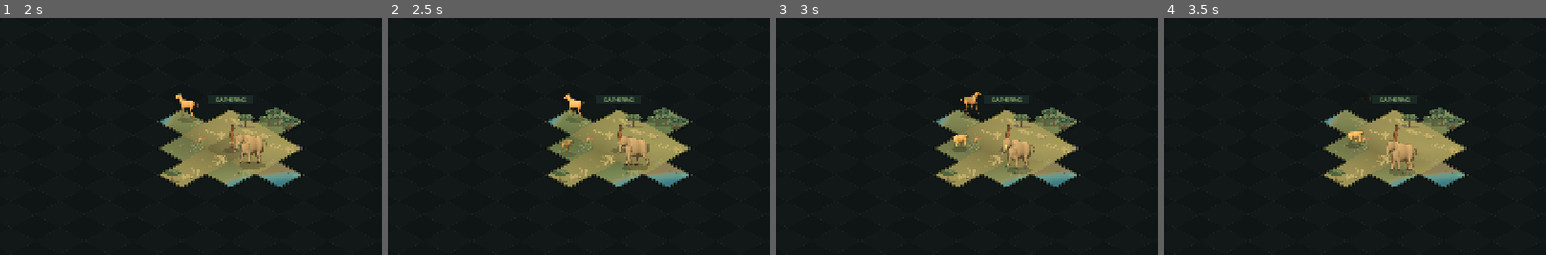
Above: before the commit, frames 1-4 (left to right).
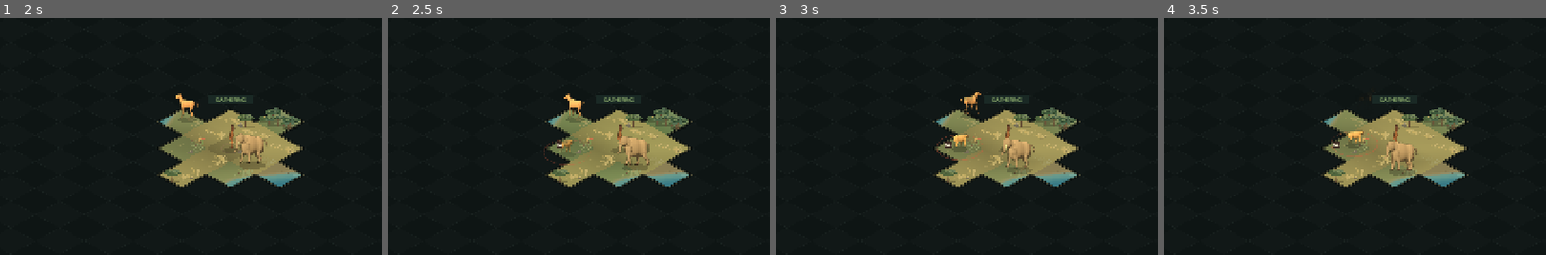
Above: after the commit, the same moments.

Repository: oliver-frommel/dawn-of-men
Game: Godot game, scene res://main.tscn
The game is run twice, just before and just after one commit, with the same random seed, the same clock (stepped at 60 frames per second) and the same inputs.
Inputs:
- Up to frame 1 (2 s): click "Forage +13" at 0.5 s; click "ENTER DRY · −10 FOOD ›" at 1.25 s
- Up to frame 2 (2.5 s): click "ENTER WET · −6 FOOD ›" at 2 s
- Up to frame 3 (3 s): click "ENTER DRY · −10 FOOD ›" at 2.75 s
- Up to frame 4 (3.5 s): no input
The pictures show only the part of the screen within x 11-61%, y 22-72%; the shares and areas given below are measured in that part.

Frame 1 is identical in both runs. In frame 2, less than 0.1% of the frame differs, in the area x 40-50%, y 51-63%; in frame 3, 0.1%, in the area x 42-55%, y 49-61%; in frame 4, 0.1%.

Commit message:
Add interactive wildlife: predator danger/deterrence, scavenging, and hunting

Diff:
--- a/main.gd
+++ b/main.gd
@@ -31,6 +31,15 @@
 const HEARTH_PRACTICE_FOOD_COST := 4
 const EMBER_PRACTICE_FOOD_COST := 6
 const WET_WATERHOLE_FORAGE := 18
+const PREDATOR_DANGER_RANGE := 50.0
+const PREDATOR_COOLDOWN_SECS := 8.0
+const HUNT_RANGE := 86.0
+const SCAVENGE_BASE_FOOD := 14
+const SCAVENGE_FLAKING_FOOD := 20
+const HUNT_BASE_FOOD := 22
+const HUNT_COOPERATIVE_FOOD := 24
+const PREDATOR_SPECIES := ["Dinofelis", "Lion"]
+const PREY_SPECIES := ["Hipparion", "Antelope", "Gazelle", "Zebra", "Wildebeest", "Sivatherium", "Giraffe"]
 const WET_FORAGE_YIELDS := {
 	"woodland": 18, "wetland": 22, "savanna": 13, "river": 0,
 	"highland": 9, "dryland": 6, "volcanic": 6, "lake": 0
@@ -77,6 +86,10 @@
 var learned_skills: Dictionary = {}
 var discovered_landmark_names: Dictionary = {}
 var depleted_tiles: Dictionary = {}
+var carcass_sites: Dictionary = {}
+var wildlife_sighted: Dictionary = {}
+var hunts_completed := 0
+var scavenges_completed := 0
 var event_log: Array[String] = ["The Rift Valley opens before your ancestors. Travel permanently charts the land.", "Afarensis bands learn the old paths."]
 var map_names := ["Laetoli", "Olduvai", "Turkana", "Afar", "Awash", "Omo", "Tugen Hills", "Lomekwi"]
 var toast := ""
@@ -172,7 +185,11 @@
 	if moved or bands_moved:
 		_refresh_mate_button(_season_action_blocker())
 	_sync_hominin_models(delta)
-	if _update_wildlife(delta) or moved or bands_need_redraw:
+	var wildlife_changed := _update_wildlife(delta)
+	_check_predator_encounters()
+	if moved or wildlife_changed:
+		_refresh_action_label()
+	if wildlife_changed or moved or bands_need_redraw:
 		queue_redraw()
 	if toast_timer > 0:
 		toast_timer -= delta
@@ -602,6 +619,9 @@
 		"pause_min": float(profile["pause_min"]), "pause_max": float(profile["pause_max"]),
 		"roam_radius": int(profile["roam_radius"]),
 		"size": profile["size"], "species": species_name,
+		"is_predator": species_name in PREDATOR_SPECIES,
+		"is_prey": species_name in PREY_SPECIES,
+		"encounter_cooldown": 0.0,
 		"model": model, "opacity": 0.0, "replacement": {}
 	}
 
@@ -654,6 +674,8 @@
 	var changed := false
 	for i in range(wildlife.size()):
 		var animal := wildlife[i]
+		if float(animal.get("encounter_cooldown", 0.0)) > 0.0:
+			animal["encounter_cooldown"] = maxf(0.0, float(animal["encounter_cooldown"]) - delta)
 		var model = animal["model"]
 		var replacement: Dictionary = animal["replacement"]
 		var moved := _update_wildlife_roaming(animal, delta)
@@ -674,6 +696,8 @@
 			animal["opacity"] = next
 			model.set_opacity(next)
 			changed = true
+		if next > 0.3 and on_screen:
+			wildlife_sighted[animal["species"]] = true
 		if moved:
 			_position_wildlife_model(animal)
 			if next > 0.0 and on_screen:
@@ -681,6 +705,92 @@
 		if next > 0.0:
 			model.set_motion(animal["moving"], animal["heading"], delta)
 	return changed
+
+
+func _check_predator_encounters() -> void:
+	if _run_ended():
+		return
+	var player_pos: Vector2 = player_actor["position"]
+	for animal in wildlife:
+		if not animal.get("is_predator", false):
+			continue
+		if float(animal.get("encounter_cooldown", 0.0)) > 0.0 or float(animal["opacity"]) < 0.25:
+			continue
+		var pos: Vector2 = animal["at"]
+		if player_pos.distance_squared_to(pos) > PREDATOR_DANGER_RANGE * PREDATOR_DANGER_RANGE:
+			continue
+		if not world.land_segment_clear(player_pos, pos):
+			continue
+		animal["encounter_cooldown"] = PREDATOR_COOLDOWN_SECS
+		animal["pause"] = 0.0
+		_pick_wildlife_goal(animal)
+		movement_key = KEY_NONE
+		var pred_name: String = animal["species"]
+		if _has_skill("ember_carrying"):
+			cohesion = mini(100, cohesion + 2)
+			_event("PREDATOR DETERRED  /  Glowing embers drive off a stalking %s. Cohesion +2." % pred_name)
+		elif _has_skill("stone_flaking"):
+			food = maxi(0, food - 2)
+			cohesion = mini(100, cohesion + 1)
+			_event("PREDATOR HELD OFF  /  Flaked stones and shouts keep a %s at bay. Food −2, cohesion +1." % pred_name)
+		else:
+			food = maxi(0, food - 6)
+			cohesion = maxi(0, cohesion - 5)
+			_event("PREDATOR AMBUSH  /  A %s lunges from cover! You escape shaken. Food −6, cohesion −5." % pred_name)
+			if cohesion == 0:
+				lineage_ended = true
+				player_actor["route"] = []
+				_event("LINEAGE LOST  /  Shaken and scattered by predators, your band cannot hold together.")
+		_refresh_ui()
+		queue_redraw()
+		return
+
+
+func _nearby_huntable_prey() -> Dictionary:
+	if not (_has_skill("stone_flaking") or turn >= 13):
+		return {}
+	var player_pos: Vector2 = player_actor["position"]
+	var best: Dictionary = {}
+	var best_dist := HUNT_RANGE * HUNT_RANGE
+	for animal in wildlife:
+		if not animal.get("is_prey", false) or float(animal["opacity"]) < 0.25:
+			continue
+		var pos: Vector2 = animal["at"]
+		var d2 := player_pos.distance_squared_to(pos)
+		if d2 <= best_dist and world.land_segment_clear(player_pos, pos):
+			best_dist = d2
+			best = animal
+	return best
+
+
+func _tick_carcass_sites() -> void:
+	var expired: Array = []
+	for id in carcass_sites:
+		var remaining := int(carcass_sites[id]) - 1
+		if remaining <= 0:
+			expired.append(id)
+		else:
+			carcass_sites[id] = remaining
+	for id in expired:
+		carcass_sites.erase(id)
+	var player_tile: Vector2i = world.tile_from_world(player_actor["position"])
+	for animal in wildlife:
+		if carcass_sites.size() >= 2:
+			break
+		if not animal.get("is_predator", false):
+			continue
+		var tile: Vector2i = world.tile_from_world(animal["at"])
+		if tile == player_tile:
+			for edge in WORLD_MAP_SCRIPT.TILE_EDGES:
+				var neighbor: Vector2i = tile + edge
+				if neighbor != player_tile and world.has_land_route_point(neighbor):
+					tile = neighbor
+					break
+		if tile == player_tile or not world.has_land_route_point(tile):
+			continue
+		var id: int = world.tile_id(tile)
+		if not carcass_sites.has(id):
+			carcass_sites[id] = 2
 
 
 func _position_wildlife_model(animal: Dictionary) -> void:
@@ -711,7 +821,7 @@
 func _draw() -> void:
 	map_renderer.draw_world(self, W, H)
 	draw_set_transform(_map_draw_origin(), 0.0, Vector2.ONE * zoom_level)
-	map_renderer.draw_map(self, MAP_VIEW, zoom_level, _screen_to_world, explored_tiles, discovered_landmarks, turn % 2 == 1, depleted_tiles)
+	map_renderer.draw_map(self, MAP_VIEW, zoom_level, _screen_to_world, explored_tiles, discovered_landmarks, turn % 2 == 1, depleted_tiles, carcass_sites)
 	map_renderer.draw_actor_shadows(self, MAP_VIEW, _world_to_screen, player_actor, ai_bands, wildlife)
 	draw_set_transform(Vector2.ZERO)
 	if is_instance_valid(hominin_viewport):
@@ -1002,6 +1112,7 @@
 	season_action_used = false
 	moves_remaining = _max_travel_range()
 	_tick_depleted_tiles(not entering_dry)
+	_tick_carcass_sites()
 	year_bp = max(0, year_bp - 100)
 	food = maxi(0, food - food_cost)
 	var low_food_penalty := LOW_FOOD_COHESION_PENALTY
@@ -1108,16 +1219,71 @@
 	return mini(yield_on_terrain, 100 - food)
 
 
+func _scavenge_food_gain(tile: Vector2i) -> int:
+	if not carcass_sites.has(world.tile_id(tile)):
+		return 0
+	var base := SCAVENGE_FLAKING_FOOD if _has_skill("stone_flaking") else SCAVENGE_BASE_FOOD
+	return mini(base, 100 - food)
+
+
+func _hunt_food_gain() -> int:
+	var base := HUNT_COOPERATIVE_FOOD if turn >= 25 else HUNT_BASE_FOOD
+	return mini(base, 100 - food)
+
+
 func _on_gather() -> void:
 	if not _season_action_blocker().is_empty():
 		return
 	var tile: Vector2i = world.tile_from_world(player_actor["position"])
+	var tile_id: int = world.tile_id(tile)
+	if carcass_sites.has(tile_id):
+		var scavenge_gain := _scavenge_food_gain(tile)
+		if scavenge_gain == 0:
+			return
+		var cohesion_gain := mini(2, 100 - cohesion)
+		season_action_used = true
+		carcass_sites.erase(tile_id)
+		scavenges_completed += 1
+		_start_player_activity("scavenging", 3.0)
+		food += scavenge_gain
+		cohesion += cohesion_gain
+		if food > 0:
+			starvation_warned = false
+		var marrow := " and cracked marrow" if _has_skill("stone_flaking") else ""
+		_event("SCAVENGE  /  You recover meat%s from a predator kill. Food +%d, cohesion +%d." % [marrow, scavenge_gain, cohesion_gain])
+		_refresh_ui()
+		queue_redraw()
+		return
+	var prey := _nearby_huntable_prey()
+	if not prey.is_empty():
+		var hunt_gain := _hunt_food_gain()
+		if hunt_gain == 0:
+			return
+		season_action_used = true
+		hunts_completed += 1
+		_start_player_activity("hunting", 3.0)
+		food += hunt_gain
+		var cooperative := turn >= 25
+		var cohesion_delta := mini(3, 100 - cohesion) if cooperative else -1
+		cohesion = clampi(cohesion + cohesion_delta, 0, 100)
+		if food > 0:
+			starvation_warned = false
+		var species_name: String = prey["species"]
+		prey["pause"] = 0.0
+		_pick_wildlife_goal(prey)
+		if cooperative:
+			_event("COOPERATIVE HUNT  /  You coordinate to take a %s. Food +%d, cohesion +%d." % [species_name, hunt_gain, cohesion_delta])
+		else:
+			_event("TRACK & HUNT  /  You bring down a %s on the plains. Food +%d, cohesion −1." % [species_name, hunt_gain])
+		_refresh_ui()
+		queue_redraw()
+		return
 	var food_gain := _forage_food_gain(tile)
 	if food_gain == 0:
 		return
 	var cohesion_gain := mini(2, 100 - cohesion)
 	season_action_used = true
-	depleted_tiles[world.tile_id(tile)] = 1 if tile in WORLD_MAP_SCRIPT.SPRING_TILES else 2
+	depleted_tiles[tile_id] = 1 if tile in WORLD_MAP_SCRIPT.SPRING_TILES else 2
 	_start_player_activity("gathering", 3.0)
 	food += food_gain
 	cohesion += cohesion_gain
@@ -1335,19 +1501,32 @@
 
 	var blocker := _season_action_blocker()
 	var tile_id: int = world.tile_id(tile)
-	var forage_yield := _forage_food_gain(tile)
-	forage_button.text = "Forage +%d" % forage_yield
-	forage_button.disabled = not blocker.is_empty() or forage_yield == 0
-	forage_button.tooltip_text = blocker
-	if blocker.is_empty():
-		if food == 100:
-			forage_button.tooltip_text = "Food stores are full."
-		elif depleted_tiles.has(tile_id):
-			forage_button.tooltip_text = "Foraged recently — recovers in %d season(s)." % int(depleted_tiles[tile_id])
-		elif forage_yield == 0:
-			forage_button.tooltip_text = "Find land to forage."
-		else:
-			forage_button.tooltip_text = "Gather %d food here and gain up to 2 cohesion. Patch rests after foraging." % forage_yield
+	var prey := _nearby_huntable_prey()
+	if carcass_sites.has(tile_id):
+		var scavenge_yield := _scavenge_food_gain(tile)
+		forage_button.text = "Scavenge +%d" % scavenge_yield
+		forage_button.disabled = not blocker.is_empty() or scavenge_yield == 0
+		forage_button.tooltip_text = blocker if not blocker.is_empty() else ("Food stores are full." if food == 100 else "Scavenge %d food from a predator kill (+2 cohesion)." % scavenge_yield)
+	elif not prey.is_empty():
+		var hunt_yield := _hunt_food_gain()
+		forage_button.text = "Hunt +%d" % hunt_yield
+		forage_button.disabled = not blocker.is_empty() or hunt_yield == 0
+		var hunt_note := "+3 cohesion" if turn >= 25 else "−1 cohesion"
+		forage_button.tooltip_text = blocker if not blocker.is_empty() else ("Food stores are full." if food == 100 else "Hunt nearby %s for %d food (%s)." % [prey["species"], hunt_yield, hunt_note])
+	else:
+		var forage_yield := _forage_food_gain(tile)
+		forage_button.text = "Forage +%d" % forage_yield
+		forage_button.disabled = not blocker.is_empty() or forage_yield == 0
+		forage_button.tooltip_text = blocker
+		if blocker.is_empty():
+			if food == 100:
+				forage_button.tooltip_text = "Food stores are full."
+			elif depleted_tiles.has(tile_id):
+				forage_button.tooltip_text = "Foraged recently — recovers in %d season(s)." % int(depleted_tiles[tile_id])
+			elif forage_yield == 0:
+				forage_button.tooltip_text = "Find land to forage."
+			else:
+				forage_button.tooltip_text = "Gather %d food here and gain up to 2 cohesion. Patch rests after foraging." % forage_yield
 
 	var new_tiles := _unmapped_scout_tiles(tile) if blocker.is_empty() else 0
 	scout_button.disabled = not blocker.is_empty() or new_tiles == 0
--- a/map_renderer.gd
+++ b/map_renderer.gd
@@ -25,7 +25,8 @@
 	explored_tiles: Dictionary,
 	discovered_landmarks: Dictionary,
 	is_dry_season := false,
-	depleted_tiles: Dictionary = {}
+	depleted_tiles: Dictionary = {},
+	carcass_sites: Dictionary = {}
 ) -> void:
 	var visible: Array[Vector2i] = []
 	var extent := Vector2(WorldMapScript.TILE_W * 0.5, WorldMapScript.TILE_H * 0.5 + 72.0) * zoom_level
@@ -51,10 +52,13 @@
 				_draw_unexplored_tile(canvas, center, tile.x, tile.y)
 	for tile in visible:
 		var center := world.tile_center(tile.x, tile.y)
+		var id := world.tile_id(tile)
 		_draw_exploration_frontier(canvas, center, tile, explored_tiles)
 		_draw_terrain_details(canvas, center, world.terrain_at(tile), tile.x, tile.y)
-		if depleted_tiles.has(world.tile_id(tile)):
+		if depleted_tiles.has(id):
 			_draw_depleted_mark(canvas, center)
+		if carcass_sites.has(id):
+			_draw_carcass_icon(canvas, center)
 	for tile in visible:
 		var id := world.tile_id(tile)
 		if discovered_landmarks.has(id):
@@ -84,6 +88,13 @@
 	for animal in wildlife:
 		var position: Vector2 = animal["at"]
 		if animal["opacity"] > 0.0 and map_view.grow(65.0).has_point(world_to_screen.call(position)):
+			if animal.get("is_predator", false):
+				var ring := PackedVector2Array()
+				for i in range(20):
+					var a := TAU * float(i) / 20.0
+					ring.append(position + Vector2(cos(a) * 44.0, sin(a) * 24.0))
+				ring.append(ring[0])
+				canvas.draw_polyline(ring, Color(0.84, 0.36, 0.25, 0.34 * float(animal["opacity"])), 1.3, true)
 			draw_ellipse_shadow(canvas, position + Vector2(0, 4), animal["size"], 0.22 * animal["opacity"])
 
 
@@ -274,6 +285,16 @@
 		ring.append(center + Vector2(cos(a) * 18.0, sin(a) * 9.0))
 	ring.append(ring[0])
 	canvas.draw_polyline(ring, Color("#8b7450", 0.55), 1.1, true)
+
+
+func _draw_carcass_icon(canvas: CanvasItem, center: Vector2) -> void:
+	var badge := center + Vector2(-18, -6)
+	canvas.draw_circle(badge, 7.5, Color("#3a2722", 0.92))
+	var bone := Color("#efe2c6")
+	canvas.draw_line(badge + Vector2(-4, -2), badge + Vector2(4, 2), bone, 1.8, true)
+	canvas.draw_line(badge + Vector2(-4, 2), badge + Vector2(4, -2), bone, 1.8, true)
+	canvas.draw_circle(badge + Vector2(-4, -2), 1.4, bone)
+	canvas.draw_circle(badge + Vector2(4, 2), 1.4, bone)
 
 
 func _draw_landmark_icon(canvas: CanvasItem, center: Vector2, kind: String, is_dry_season := false) -> void:
@@ -593,6 +614,12 @@
 			canvas.draw_line(patch, patch + Vector2(0, -13), Color("#7d9b55"), 2.0, true)
 			canvas.draw_circle(patch + Vector2(-4, -11), 3.0, Color("#d2a95e"))
 			canvas.draw_circle(patch + Vector2(4, -12), 3.0, Color("#c8754e"))
+		"scavenging":
+			label = "SCAVENGING"
+			color = Color("#e3be84")
+		"hunting":
+			label = "HUNTING"
+			color = Color("#e39f73")
 		"learning":
 			label = "LEARNING"
 			color = Color("#f0c77f")
